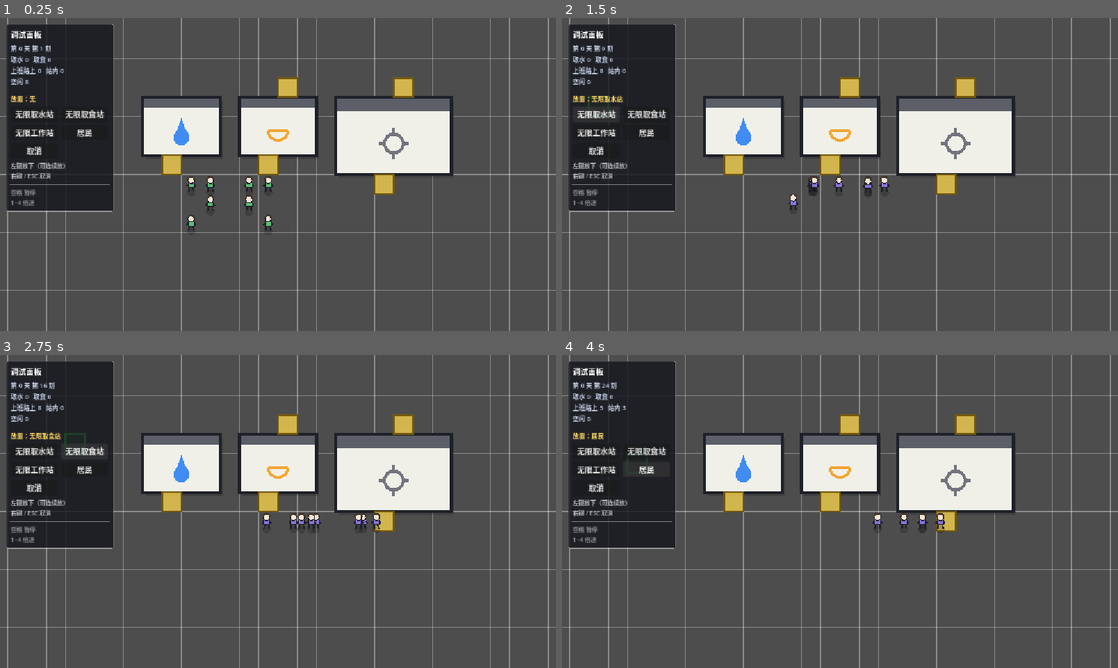
Above: before the commit, frames 1-4 (two rows, left to right).
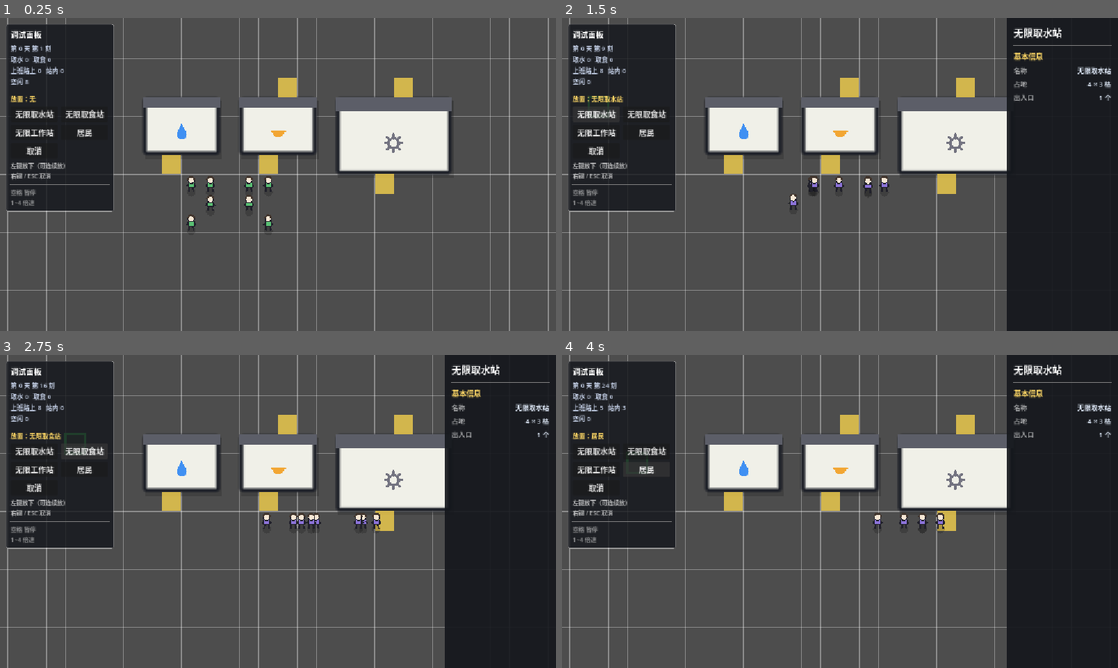
Above: after the commit, the same moments.

Repository: Boring-Coils/new-world
Game: Godot game, scene res://Scenes/TestScene.tscn
Same seed, same stepped clock (60 frames per second), same inputs: the game is played once before the commit and once after it. This scene is started directly instead of the project's main scene.
Inputs (mouse positions are in pixels of both pictures, inside the frame that each line leads up to):
- Up to frame 1 (0.25 s): no input
- Up to frame 2 (1.5 s): click (745, 127) at 0.52 s; click "无限取水站" at 1.25 s
- Up to frame 3 (2.75 s): click "无限取食站" at 2 s
- Up to frame 4 (4 s): click "无限工作站" at 2.75 s; click "居民" at 3.5 s

The runs differ from the first frame. In frame 1, 2.9% of the frame differs, in the area x 25-82%, y 18-57%; in frame 2, 22%, in the area x 25-100%, y 0-100%; in frame 3, 22%; in frame 4, 22%.

Commit message:
feat: 建筑改成节点拼装，点击弹出右侧详情页
- Building 从 _draw 改为节点树：投影 / 主体 Button / 檐口 / PNG 图标 / 出入口
- 主体直接是 Button，点击区等于建筑大小，点击发 clicked 信号
- 新增详情内容接口：build_detail / add_section / add_row / hide_section / hide_row
- 新增 Scripts/UI/BuildingDetailPanel.gd，右侧占屏宽 20%，每刻刷新
- TickManager 新增 building_registered 信号
- PlacementController 预览改用 set_preview_valid
- 新增 Assets/Icons 三个建筑图标（水滴 / 碗 / 齿轮）

Diff:
--- a/Scenes/Colony.tscn
+++ b/Scenes/Colony.tscn
@@ -1,6 +1,15 @@
-[gd_scene load_steps=2 format=3]
+[gd_scene format=3 uid="uid://bfswkqiaw25as"]
 
-[ext_resource type="Script" path="res://Scripts/World/World.gd" id="1_world"]
+[ext_resource type="Script" uid="uid://d0ii7k5sm07hh" path="res://Scripts/World/Colony.gd" id="1_0mc0m"]
+[ext_resource type="Script" uid="uid://cu521wnwji7p2" path="res://Scripts/Debug/DebugUI.gd" id="1_0ph8w"]
+[ext_resource type="Script" uid="uid://d3tx2voril2mp" path="res://Scripts/World/PlacementController.gd" id="3_ehuxw"]
 
-[node name="Colony" type="Node2D"]
-script = ExtResource("1_world")
+[node name="Colony" type="Node2D" unique_id=1421678931]
+script = ExtResource("1_0mc0m")
+
+[node name="DebugUI" type="CanvasLayer" parent="." unique_id=809579999]
+script = ExtResource("1_0ph8w")
+metadata/_custom_type_script = "uid://cu521wnwji7p2"
+
+[node name="PlacementController" type="Node2D" parent="." unique_id=701236128]
+script = ExtResource("3_ehuxw")
--- a/Scripts/Building/Building.gd
+++ b/Scripts/Building/Building.gd
@@ -40,7 +40,35 @@
 var preview_valid: bool = true
 
 
+## 点一下建筑时发出（预览用的虚影不发）[br]
+## 谁需要「选中建筑」就接这个信号，建筑本身不认识详情页。
+signal clicked(building: Building)
+
+## 建筑类型 → 图标贴图（放在 Assets/Icons/ 下，改图标只要换图）
+const GLYPH_TEXTURES: Dictionary = {
+	GlobalEnum.BuildingType.WATER: preload("res://Assets/Icons/water.png"),
+	GlobalEnum.BuildingType.FOOD: preload("res://Assets/Icons/food.png"),
+	GlobalEnum.BuildingType.WORK: preload("res://Assets/Icons/work.png"),
+}
+
+## 主体按钮：既是外观，也是点击区
+var _body_button: Button = null
+
+## 顶部深色檐口
+var _cornice: ColorRect = null
+
+## 类型图标
+var _glyph: TextureRect = null
+
+## 出入口的黄色小广场
+var _entrance_marks: Array[ColorRect] = []
+
+## 详情页的板块列表，见 [method build_detail]
+var _detail_sections: Array[Dictionary] = []
+
+
 func _ready() -> void:
+	_build_visuals()
 	if not is_preview:
 		TickManager.register_building(self)
 
@@ -176,63 +204,176 @@
 
 
 # ---------------------------------------------------------------------------
-# 绘制（白模：没有贴图，全部用几何图形画）
-# ---------------------------------------------------------------------------
-
-func _draw() -> void:
+# 外观：用节点堆出来（按钮主体 + 檐口 + 图标 + 出入口）
+# ---------------------------------------------------------------------------
+
+## 按 [member size_cells] 生成所有子节点。只在 [method _ready] 里调一次。[br]
+## 用节点而不是 [_draw] 画，是为了让主体本身就是一个 [Button]——点击区天然等于建筑大小，[br]
+## hover/pressed 状态和以后换贴图也都不用自己算。
+func _build_visuals() -> void:
 	var cell := float(WorldGrid.CELL_SIZE)
 	var size_px := Vector2(size_cells) * cell
-	var rect := Rect2(Vector2.ZERO, size_px)
-
-	var alpha := 0.45 if is_preview else 1.0
-	var outline := Color(0.12, 0.13, 0.16, alpha)
-	if is_preview:
-		outline = Color(0.35, 1.0, 0.45, 0.95) if preview_valid else Color(1.0, 0.35, 0.35, 0.95)
-
-	# 投影
-	draw_rect(Rect2(Vector2(1.4, 2.0), size_px), Color(0.0, 0.0, 0.0, 0.15 * alpha), true)
-	# 白色主体
-	draw_rect(rect, Color(0.94, 0.94, 0.91, alpha), true)
-	# 顶部一条深色檐口，看起来像建筑而不是一块板
-	draw_rect(Rect2(Vector2.ZERO, Vector2(size_px.x, size_px.y * 0.18)), Color(0.36, 0.37, 0.41, alpha), true)
-	# 描边
-	draw_rect(rect, outline, false, 1.6)
-
-	# 类型符号
-	_draw_type_symbol(Vector2(size_px.x * 0.5, size_px.y * 0.6), alpha)
+
+	# 投影：稍微往右下错一点，看起来像浮在地上
+	var shadow := ColorRect.new()
+	shadow.name = "Shadow"
+	shadow.color = Color(0.0, 0.0, 0.0, 0.15)
+	shadow.position = Vector2(1.4, 2.0)
+	shadow.size = size_px
+	shadow.mouse_filter = Control.MOUSE_FILTER_IGNORE
+	add_child(shadow)
+
+	# 主体：一个铺满整块地的按钮
+	var body := Button.new()
+	body.name = "Body"
+	body.position = Vector2.ZERO
+	body.size = size_px
+	body.focus_mode = Control.FOCUS_NONE
+	body.add_theme_stylebox_override("normal", _make_body_style(Color(0.94, 0.94, 0.91)))
+	body.add_theme_stylebox_override("hover", _make_body_style(Color(1.0, 1.0, 0.97)))
+	body.add_theme_stylebox_override("pressed", _make_body_style(Color(0.86, 0.88, 0.94)))
+	body.pressed.connect(_on_body_pressed)
+	add_child(body)
+	_body_button = body
+
+	# 檐口：顶部一条深色，让方块看起来像建筑
+	var cornice := ColorRect.new()
+	cornice.name = "Cornice"
+	cornice.color = Color(0.36, 0.37, 0.41)
+	cornice.position = Vector2.ZERO
+	cornice.size = Vector2(size_px.x, size_px.y * 0.18)
+	cornice.mouse_filter = Control.MOUSE_FILTER_IGNORE
+	body.add_child(cornice)
+	_cornice = cornice
+
+	# 类型图标：从 Assets/Icons 读，按建筑大小等比缩放
+	# 注意：size / position 必须在 add_child 之后设——挂上去那一刻 Control 会按贴图原始尺寸
+	# 重算一次 size，先设会被盖掉（踩过一次，图标变成 128 像素糊满全屏）
+	var symbol_size := minf(size_px.x, size_px.y) * 0.34
+	var glyph := TextureRect.new()
+	glyph.name = "Glyph"
+	glyph.texture = GLYPH_TEXTURES.get(building_type)
+	glyph.expand_mode = TextureRect.EXPAND_IGNORE_SIZE
+	glyph.stretch_mode = TextureRect.STRETCH_KEEP_ASPECT_CENTERED
+	glyph.mouse_filter = Control.MOUSE_FILTER_IGNORE
+	body.add_child(glyph)
+	glyph.size = Vector2(symbol_size, symbol_size)
+	glyph.position = Vector2(size_px.x * 0.5 - symbol_size * 0.5, size_px.y * 0.6 - symbol_size * 0.5)
+	_glyph = glyph
 
 	# 出入口：黄色小广场
 	for offset in entrance_offsets:
-		var entrance_rect := Rect2(Vector2(offset) * cell, Vector2(cell, cell))
-		draw_rect(entrance_rect, Color(1.0, 0.85, 0.30, 0.75 * alpha), true)
-		draw_rect(entrance_rect, Color(0.45, 0.35, 0.05, alpha), false, 0.8)
-
-
-## 画建筑类型的小符号（水滴 / 碗 / 齿轮）
-func _draw_type_symbol(center: Vector2, alpha: float) -> void:
-	var color := Color(body_color.r, body_color.g, body_color.b, alpha)
-	var radius := minf(size_cells.x, size_cells.y) * float(WorldGrid.CELL_SIZE) * 0.17
-
-	match building_type:
-		GlobalEnum.BuildingType.WATER:
-			# 水滴：下面一个圆，上面一个三角
-			draw_circle(center + Vector2(0.0, radius * 0.55), radius * 0.8, color)
-			draw_colored_polygon(PackedVector2Array([
-				center + Vector2(-radius * 0.62, radius * 0.35),
-				center + Vector2(radius * 0.62, radius * 0.35),
-				center + Vector2(0.0, -radius * 1.45),
-			]), color)
-		GlobalEnum.BuildingType.FOOD:
-			# 碗：一条横线 + 下半圆
-			draw_line(center + Vector2(-radius, -radius * 0.15), center + Vector2(radius, -radius * 0.15), color, 1.6)
-			draw_arc(center + Vector2(0.0, -radius * 0.15), radius, 0.0, PI, 18, color, 1.6)
-		GlobalEnum.BuildingType.WORK:
-			# 齿轮：一个圆环 + 四根齿
-			draw_arc(center, radius * 0.72, 0.0, TAU, 20, color, 1.6)
-			for i in range(4):
-				var angle := TAU * float(i) / 4.0
-				var direction := Vector2(cos(angle), sin(angle))
-				draw_line(center + direction * radius * 0.72, center + direction * radius * 1.15, color, 1.6)
+		var mark := ColorRect.new()
+		mark.color = Color(1.0, 0.85, 0.30, 0.75)
+		mark.position = Vector2(offset) * cell
+		mark.size = Vector2(cell, cell)
+		mark.mouse_filter = Control.MOUSE_FILTER_IGNORE
+		add_child(mark)
+		_entrance_marks.append(mark)
+
+	_apply_preview_style()
+
+
+## 生成一份主体样式：纯色底 + 深色描边
+func _make_body_style(bg: Color) -> StyleBoxFlat:
+	var style := StyleBoxFlat.new()
+	style.bg_color = bg
+	style.border_color = Color(0.12, 0.13, 0.16)
+	style.set_border_width_all(2)
+	style.set_corner_radius_all(1)
+	return style
+
+
+## 预览模式：整体半透明，并且不接收鼠标（否则会把点击吃掉，放不下去东西）
+func _apply_preview_style() -> void:
+	if not is_preview:
+		return
+	modulate = Color(1.0, 1.0, 1.0, 0.45)
+	if _body_button != null:
+		_body_button.mouse_filter = Control.MOUSE_FILTER_IGNORE
+	_update_preview_outline()
+
+
+## 预览时按「能不能放」换描边颜色：绿 / 红
+func _update_preview_outline() -> void:
+	if not is_preview or _body_button == null:
+		return
+	var style := _make_body_style(Color(0.94, 0.94, 0.91, 0.35))
+	style.border_color = Color(0.35, 1.0, 0.45) if preview_valid else Color(1.0, 0.35, 0.35)
+	style.set_border_width_all(2)
+	_body_button.add_theme_stylebox_override("normal", style)
+	_body_button.add_theme_stylebox_override("hover", style)
+	_body_button.add_theme_stylebox_override("pressed", style)
+
+
+## 由 [PlacementController] 每帧调用，告诉预览「这一格现在能不能放」
+func set_preview_valid(valid: bool) -> void:
+	if preview_valid == valid:
+		return
+	preview_valid = valid
+	_update_preview_outline()
+
+
+func _on_body_pressed() -> void:
+	clicked.emit(self)
+
+
+# ---------------------------------------------------------------------------
+# 详情页内容（子类通过下面几个函数加内容 / 藏内容）
+# ---------------------------------------------------------------------------
+
+## 每次刷新前重建内容。子类覆盖时先 [code]super.build_detail()[/code] 再往里加。[br]
+## 默认给三个通用行，外加一个空的「状态」板块留给子类填；
+## 子类一行不加的话，空板块不会显示。
+func build_detail() -> void:
+	_detail_sections.clear()
+	add_section("basic", "基本信息")
+	add_row("basic", "名称", display_name, "name")
+	add_row("basic", "占地", "%d × %d 格" % [size_cells.x, size_cells.y], "size")
+	add_row("basic", "出入口", "%d 个" % entrance_offsets.size(), "entrance")
+	add_section("status", "状态")
+
+
+## 给外面（详情页）取一份当前内容
+func get_detail_sections() -> Array[Dictionary]:
+	build_detail()
+	return _detail_sections
+
+
+## 加一个板块（板块 id 自己定，用来往里面加行 / 隐藏）
+func add_section(id: String, title: String) -> void:
+	_detail_sections.append({"id": id, "title": title, "hidden": false, "rows": []})
+
+
+## 往某个板块里加一行。[param key] 是给 [method hide_row] 用的标识，不填就用 label。
+func add_row(section_id: String, label: String, value: String, key: String = "") -> void:
+	for section in _detail_sections:
+		if section["id"] == section_id:
+			section["rows"].append({
+				"key": key if key != "" else label,
+				"label": label,
+				"value": value,
+				"hidden": false,
+			})
+			return
+	push_warning("add_row：没有 %s 这个板块" % section_id)
+
+
+## 整个板块不显示
+func hide_section(id: String) -> void:
+	for section in _detail_sections:
+		if section["id"] == id:
+			section["hidden"] = true
+
+
+## 某一行不显示（板块里其它行照常）
+func hide_row(section_id: String, key: String) -> void:
+	for section in _detail_sections:
+		if section["id"] != section_id:
+			continue
+		for row in section["rows"]:
+			if row["key"] == key:
+				row["hidden"] = true
 
 
 # ---------------------------------------------------------------------------
--- a/Scripts/Building/WorkStation.gd
+++ b/Scripts/Building/WorkStation.gd
@@ -39,3 +39,9 @@
 ## 现在里面还有几个人（调试面板用）
 func get_occupant_count() -> int:
 	return occupants.size()
+
+
+## 详情页：在通用信息之上加一行「站内人数」
+func build_detail() -> void:
+	super.build_detail()
+	add_row("status", "站内人数", "%d 人" % occupants.size(), "occupants")
--- a/Scripts/Core/TickManager.gd
+++ b/Scripts/Core/TickManager.gd
@@ -30,6 +30,10 @@
 
 ## 每推进一刻发出一次；参数依次为：累计刻数、第几天（从 0 开始）、当天第几刻（0 ~ 299）
 signal tick_advanced(total_ticks: int, day: int, tick_of_day: int)
+
+## 有新建筑登记时发出（放下的建筑，不含预览虚影）[br]
+## 详情页这类「想认识所有建筑」的东西连这个，就不用自己轮询。
+signal building_registered(building: Building)
 
 ## 每天第一刻发出一次
 signal day_advanced(day: int)
@@ -102,6 +106,7 @@
 func register_building(building: Building) -> void:
 	if not buildings.has(building):
 		buildings.append(building)
+		building_registered.emit(building)
 
 
 ## 注销一个建筑
--- a/Scripts/TestScene.gd
+++ b/Scripts/TestScene.gd
@@ -274,23 +274,3 @@
 	var image := get_viewport().get_texture().get_image()
 	var err := image.save_png(_shot_path)
 	print("[SHOT] %s -> %s" % [_shot_path, "成功" if err == OK else "失败 %d" % err])
-
-
-## 调试快捷键：空格暂停/继续，数字 1~4 切倍速
-func _unhandled_input(event: InputEvent) -> void:
-	if event.is_action_pressed("ui_accept"):
-		TickManager.auto_run = not TickManager.auto_run
-		print("[SIM] 时间%s" % ("继续" if TickManager.auto_run else "暂停"))
-	elif event is InputEventKey and event.pressed and not event.echo:
-		match event.keycode:
-			KEY_1:
-				TickManager.speed_multiplier = 1.0
-			KEY_2:
-				TickManager.speed_multiplier = 2.0
-			KEY_3:
-				TickManager.speed_multiplier = 5.0
-			KEY_4:
-				TickManager.speed_multiplier = 20.0
-			_:
-				return
-		print("[SIM] 倍速 x%.0f" % TickManager.speed_multiplier)
--- /dev/null
+++ b/Scripts/UI/BuildingDetailPanel.gd
@@ -0,0 +1,183 @@
+extends CanvasLayer
+class_name BuildingDetailPanel
+
+## 右侧建筑详情页：占屏幕宽度的 [constant WIDTH_RATIO]，铺满整个高度。[br]
+## 本类[b]不认识任何具体建筑[/b]：内容一律问 [method Building.get_detail_sections]，[br]
+## 所以以后加医院、仓库、农田都不用改这里——只要子类在自己的 [method Building.build_detail] 里加行。[br]
+## 打开方式：点建筑（[signal Building.clicked]）；关闭方式：点空地，或再点一次同一栋。[br]
+## 刷新时机：每游戏刻重建一次，暂停时自然停更。
+
+## 面板占屏幕宽度的比例（1/5）
+const WIDTH_RATIO: float = 0.2
+
+## 外层面板
+var _panel: PanelContainer
+
+## 标题（建筑名）
+var _title: Label
+
+## 所有板块和行都塞在这个容器里，每次刷新清空重建
+var _body: VBoxContainer
+
+## 当前选中的建筑（null = 没选中）
+var _current: Building = null
+
+
+func _ready() -> void:
+	# 盖在调试面板上面一点，避免被建筑挡住
+	layer = 10
+	_build()
+	hide_panel()
+
+	# 想知道「有哪些建筑」：先补一批已经存在的，再连信号等以后放下的
+	for building in TickManager.buildings:
+		_connect_building(building)
+	TickManager.building_registered.connect(_connect_building)
+
+	# 每刻刷新内容（建筑里的人数、产量这类会变）
+	TickManager.tick_advanced.connect(_on_tick_advanced)
+
+
+func _build() -> void:
+	var style := StyleBoxFlat.new()
+	style.bg_color = Color(0.08, 0.09, 0.11, 0.92)
+	style.border_color = Color(1.0, 1.0, 1.0, 0.14)
+	style.set_border_width_all(1)
+	style.set_content_margin_all(14)
+
+	_panel = PanelContainer.new()
+	_panel.name = "Panel"
+	_panel.add_theme_stylebox_override("panel", style)
+	# 用锚点定宽度：左边锚在 80%，右边锚在 100%，窗口怎么拉都正好五分之一
+	_panel.anchor_left = 1.0 - WIDTH_RATIO
+	_panel.anchor_right = 1.0
+	_panel.anchor_top = 0.0
+	_panel.anchor_bottom = 1.0
+	add_child(_panel)
+
+	var vbox := VBoxContainer.new()
+	vbox.add_theme_constant_override("separation", 10)
+	_panel.add_child(vbox)
+
+	_title = Label.new()
+	_title.add_theme_font_size_override("font_size", 20)
+	vbox.add_child(_title)
+
+	vbox.add_child(HSeparator.new())
+
+	var scroll := ScrollContainer.new()
+	scroll.size_flags_vertical = Control.SIZE_EXPAND_FILL
+	scroll.horizontal_scroll_mode = ScrollContainer.SCROLL_MODE_DISABLED
+	vbox.add_child(scroll)
+
+	_body = VBoxContainer.new()
+	_body.size_flags_horizontal = Control.SIZE_EXPAND_FILL
+	_body.add_theme_constant_override("separation", 6)
+	scroll.add_child(_body)
+
+
+## 让某一栋建筑的点击都连到这里
+func _connect_building(building: Building) -> void:
+	if building == null or not is_instance_valid(building):
+		return
+	if not building.clicked.is_connected(show_building):
+		building.clicked.connect(show_building)
+
+
+## 显示某一栋建筑的详情（同一栋再点一次就收起）
+func show_building(building: Building) -> void:
+	if _current == building:
+		hide_panel()
+		return
+	_current = building
+	_panel.visible = true
+	_refresh()
+
+
+## 收起面板
+func hide_panel() -> void:
+	_current = null
+	if _panel != null:
+		_panel.visible = false
+
+
+## 面板开着没有
+func is_open() -> bool:
+	return _panel != null and _panel.visible
+
+
+## 点空地收起：点建筑的那一下会被建筑自己的按钮吃掉，走不到这里
+func _unhandled_input(event: InputEvent) -> void:
+	if not is_open():
+		return
+	if event is InputEventMouseButton and event.pressed and event.button_index == MOUSE_BUTTON_LEFT:
+		hide_panel()
+
+
+func _on_tick_advanced(_total_ticks: int, _day: int, _tick_of_day: int) -> void:
+	if is_open():
+		_refresh()
+
+
+## 把当前建筑的内容整个重建一遍
+func _refresh() -> void:
+	if _current == null or not is_instance_valid(_current):
+		hide_panel()
+		return
+
+	_title.text = _current.display_name
+
+	# 先清空旧的控件
+	for child in _body.get_children():
+		child.queue_free()
+
+	var first_section := true
+
+	for section in _current.get_detail_sections():
+		if section["hidden"]:
+			continue
+
+		# 板块里一行有效内容都没有就不画（避免出现只有标题的空板块）
+		var rows: Array = []
+		for row in section["rows"]:
+			if not row["hidden"]:
+				rows.append(row)
+		if rows.is_empty():
+			continue
+
+		# 第二个板块起，前面留一点空，免得标题贴着上一板块的行
+		if not first_section:
+			var gap := Control.new()
+			gap.custom_minimum_size = Vector2(0, 8)
+			_body.add_child(gap)
+		first_section = false
+
+		var header := Label.new()
+		header.text = section["title"]
+		header.add_theme_font_size_override("font_size", 15)
+		header.add_theme_color_override("font_color", Color(1.0, 0.85, 0.4))
+		_body.add_child(header)
+
+		for row in rows:
+			_body.add_child(_make_row(row["label"], row["value"]))
+
+
+## 一行 = 左边标签 + 右边数值
+func _make_row(label_text: String, value_text: String) -> HBoxContainer:
+	var row := HBoxContainer.new()
+
+	var label := Label.new()
+	label.text = label_text
+	label.add_theme_font_size_override("font_size", 14)
+	label.add_theme_color_override("font_color", Color(1.0, 1.0, 1.0, 0.6))
+	label.size_flags_horizontal = Control.SIZE_EXPAND_FILL
+	row.add_child(label)
+
+	var value := Label.new()
+	value.text = value_text
+	value.add_theme_font_size_override("font_size", 14)
+	value.add_theme_color_override("font_color", Color(0.9, 0.94, 1.0))
+	value.horizontal_alignment = HORIZONTAL_ALIGNMENT_RIGHT
+	row.add_child(value)
+
+	return row
--- /dev/null
+++ b/Scripts/World/Colony.gd
@@ -0,0 +1,13 @@
+extends World
+
+@onready
+var debug_UI: DebugUI = $DebugUI
+
+@onready
+var placer: PlacementController = $PlacementController
+
+
+func _ready() -> void:
+	super._ready()
+	debug_UI.kind_selected.connect(placer.select_kind)
+	placer.notice.connect(debug_UI.set_hint)
--- a/Scripts/Debug/PlacementController.gd
+++ b/Scripts/World/PlacementController.gd
@@ -103,10 +103,9 @@
 		var origin := _origin_for(_hover_cell)
 		_hover_valid = _ghost.can_place_at(world, origin)
 		_ghost.set_cell_origin(origin)
-		_ghost.preview_valid = _hover_valid
+		_ghost.set_preview_valid(_hover_valid)
 		# 鼠标停在 UI 按钮上时先不显示，免得虚影跑到面板底下
 		_ghost.visible = get_viewport().gui_get_hovered_control() == null
-		_ghost.queue_redraw()
 	elif kind == Kind.HUMAN:
 		_hover_valid = world.is_walkable(_hover_cell)
 
--- a/Scripts/World/World.gd
+++ b/Scripts/World/World.gd
@@ -16,6 +16,14 @@
 func _ready() -> void:
 	_setup_camera()
 	_setup_grid()
+	_setup_detail_panel()
+
+
+## 右侧详情页：属于世界级 UI，所以放这里，Colony 和 TestScene 都有
+func _setup_detail_panel() -> void:
+	var panel := BuildingDetailPanel.new()
+	panel.name = "BuildingDetailPanel"
+	add_child(panel)
 
 
 func _setup_camera() -> void:
@@ -33,3 +41,24 @@
 	# 画在人和建筑下面
 	grid.z_index = -10
 	add_child(grid)
+
+
+## 全局调试快捷键：空格暂停/继续，数字 1~4 切倍速。[br]
+## 放在 World 而不是某个具体场景里，这样 Colony 和 TestScene 都自带这套操作。
+func _unhandled_input(event: InputEvent) -> void:
+	if event.is_action_pressed("ui_accept"):
+		TickManager.auto_run = not TickManager.auto_run
+		print("[SIM] 时间%s" % ("继续" if TickManager.auto_run else "暂停"))
+	elif event is InputEventKey and event.pressed and not event.echo:
+		match event.keycode:
+			KEY_1:
+				TickManager.speed_multiplier = 1.0
+			KEY_2:
+				TickManager.speed_multiplier = 2.0
+			KEY_3:
+				TickManager.speed_multiplier = 5.0
+			KEY_4:
+				TickManager.speed_multiplier = 20.0
+			_:
+				return
+		print("[SIM] 倍速 x%.0f" % TickManager.speed_multiplier)
Binary file added: Assets/Icons/food.png
Not shown, added: Assets/Icons/food.png.import
Binary file added: Assets/Icons/water.png
Not shown, added: Assets/Icons/water.png.import
Binary file added: Assets/Icons/work.png
Not shown, added: Assets/Icons/work.png.import
Not shown, added: Scripts/UI/BuildingDetailPanel.gd.uid
Not shown, added: Scripts/World/Colony.gd.uid
Renamed: Scripts/Debug/PlacementController.gd.uid -> Scripts/World/PlacementController.gd.uid
